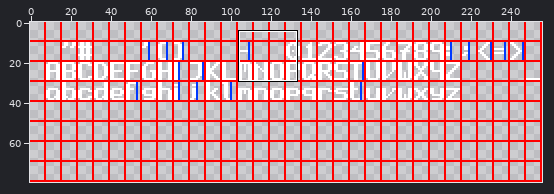
Pixel-art file, stored at medium/font.aseprite. Above, an overview of the earlier version with the close-up marked.
Close-up. Before the commit:
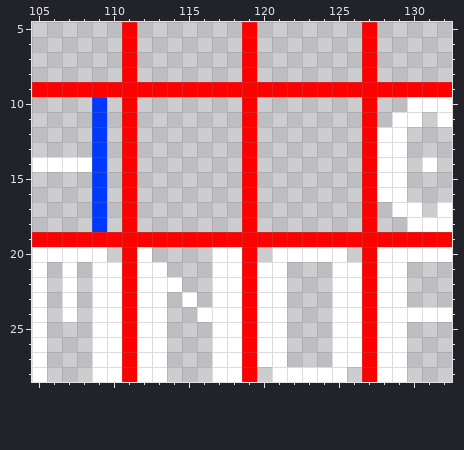
256x80 pixels, 1 frame. Shown: x 105..132, y 5..28.
After:
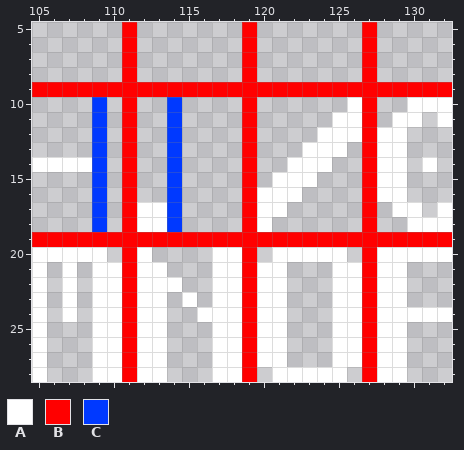
Palette (. is transparent): A #ffffff  B #ff0000  C #0039ff
Difference:
--- layer "Font"
@@ x 110..128 @@
  9 BBBBBBBBBBBBBBBBBBB
-10 .B.......B.......B.
-11 .B.......B.......B.
-12 .B.......B.......BA
-13 .B.......B.......BA
-14 .B.......B.......BA
-15 .B.......B.......BA
-16 .B.......B.......BA
-17 .B.......B.......B.
-18 .B.......B.......B.
+10 .B..C....B......AB.
+11 .B..C....B.....AAB.
+12 .B..C....B....AAABA
+13 .B..C....B...AAA.BA
+14 .B..C....B..AAA..BA
+15 .B..C....B.AAA...BA
+16 .B..C....BAAA....BA
+17 .BAAC....BAA.....B.
+18 .BAAC....BA......B.
 19 BBBBBBBBBBBBBBBBBBB
Boxes around the changes in both close-ups, in picture pixels (x1, y1, x2, y2):
added: (137, 97, 182, 232)
added: (257, 97, 362, 232)
